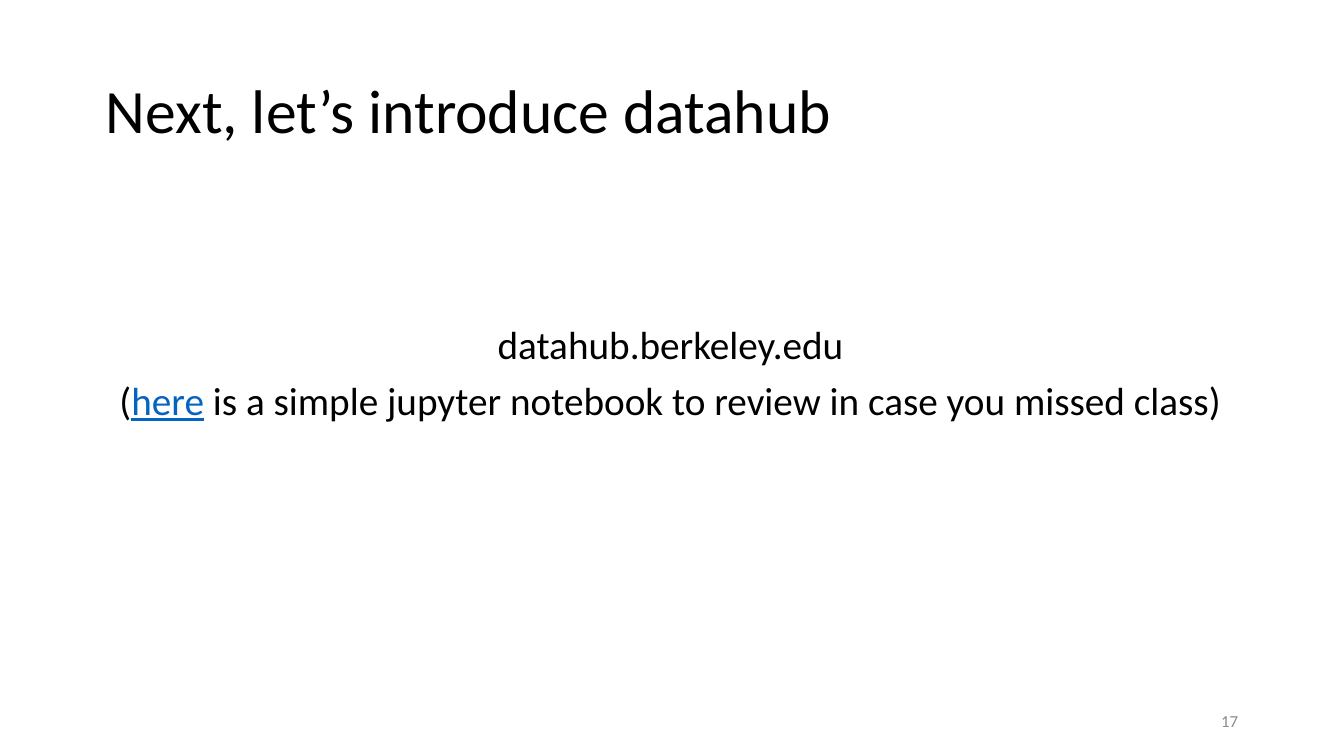
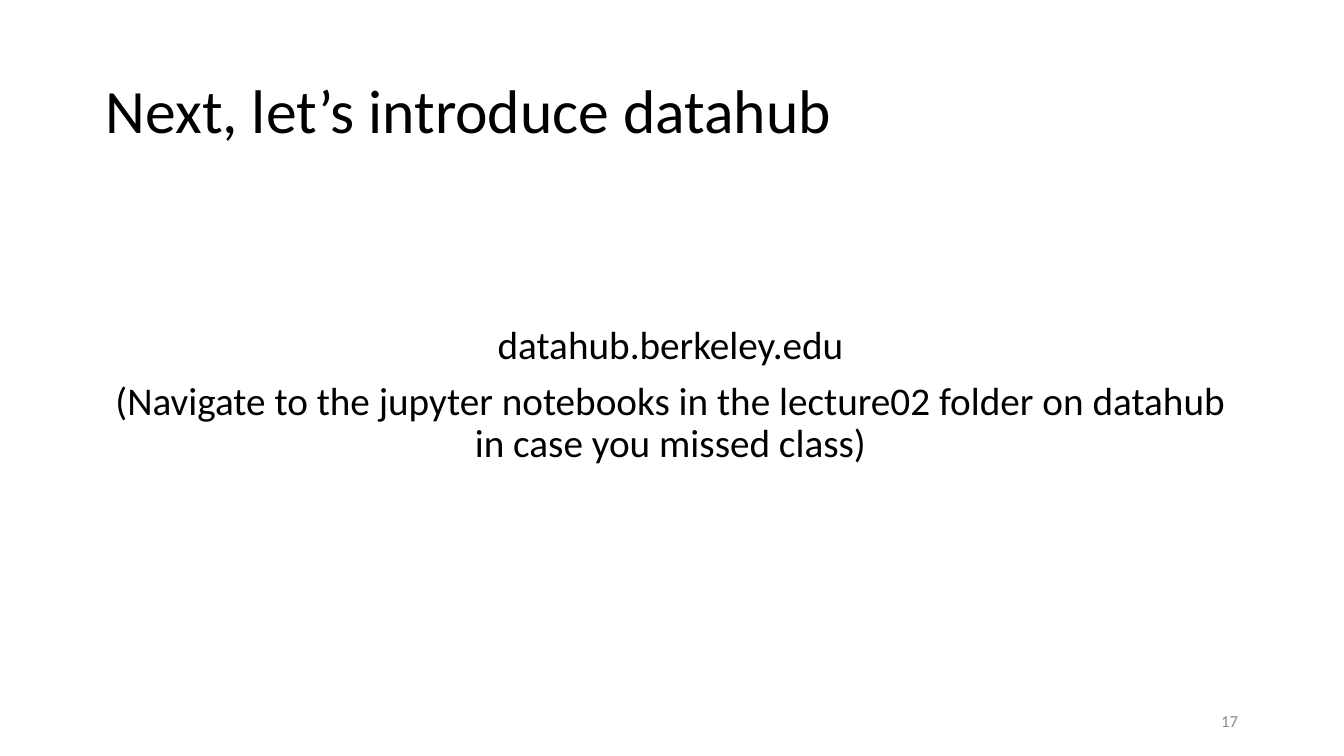
Before and after one commit to duncancallaway/ER131_2023, a slide deck: slide 17 of lecture/Lecture 02 Aug 29/02 Data (Lecture 2.1).pptx. Drawn at 1344x756 pixels with LibreOffice and Linux fonts; fonts in the diff are those of the drawing. Boxes give left, top, right and bottom in pixels: in the first picture for what was removed or moved away, otherwise in the second. Text is boxed around its words. In the diff, an @@ line names an element or a change of style, - is before the commit and + after.

Commit message:
update lecture files

```diff
--- a/lecture/Lecture 02 Aug 29/02 Data (Lecture 2.1).pptx
+++ b/lecture/Lecture 02 Aug 29/02 Data (Lecture 2.1).pptx
@@ text at [115, 386, 1225, 464]: text changed @@
-(here is a simple jupyter notebook to review in case you missed class)
+(Navigate to the jupyter notebooks in the lecture02 folder on datahub in case you missed class)
```
Also in this commit, not shown: 1 other file.
